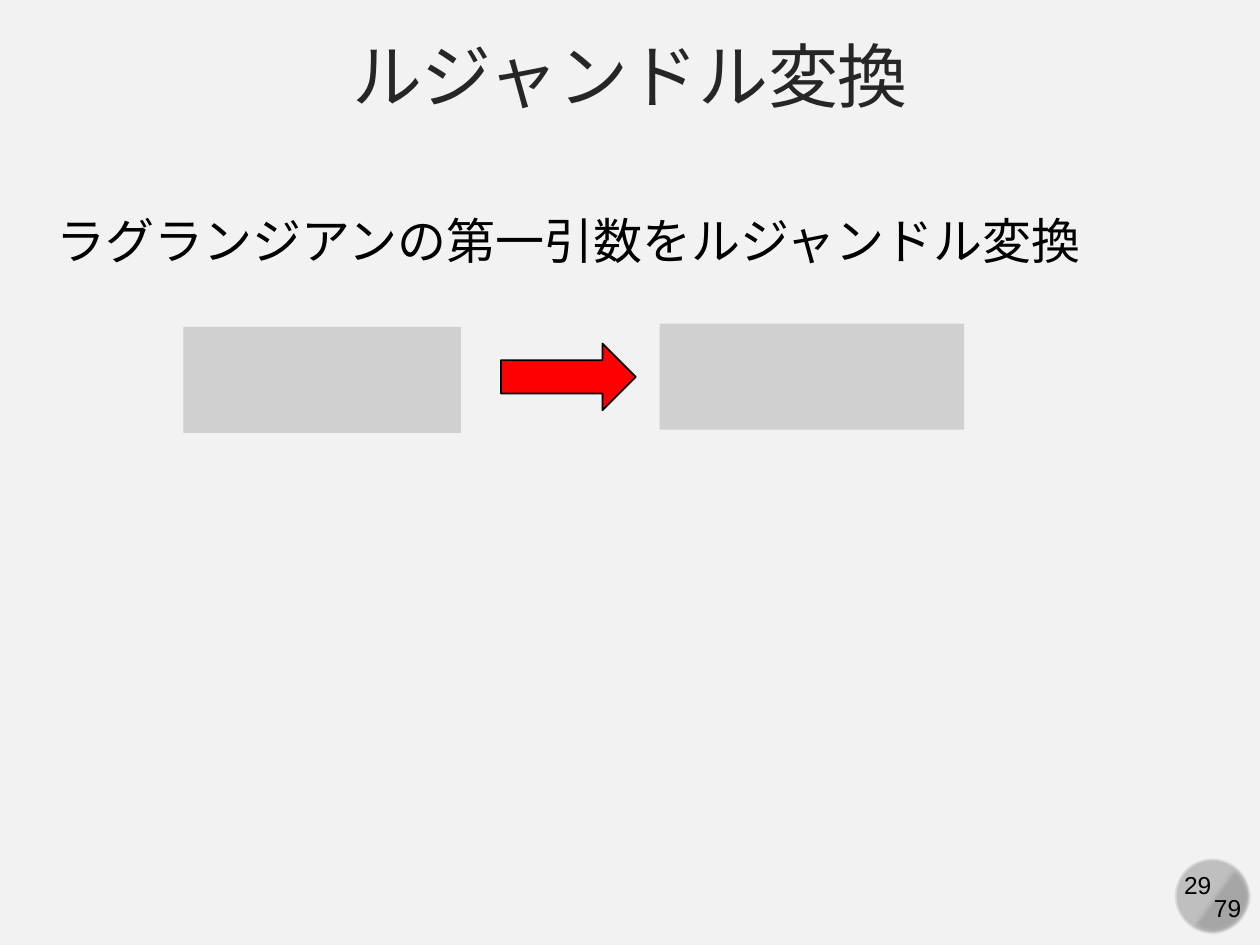
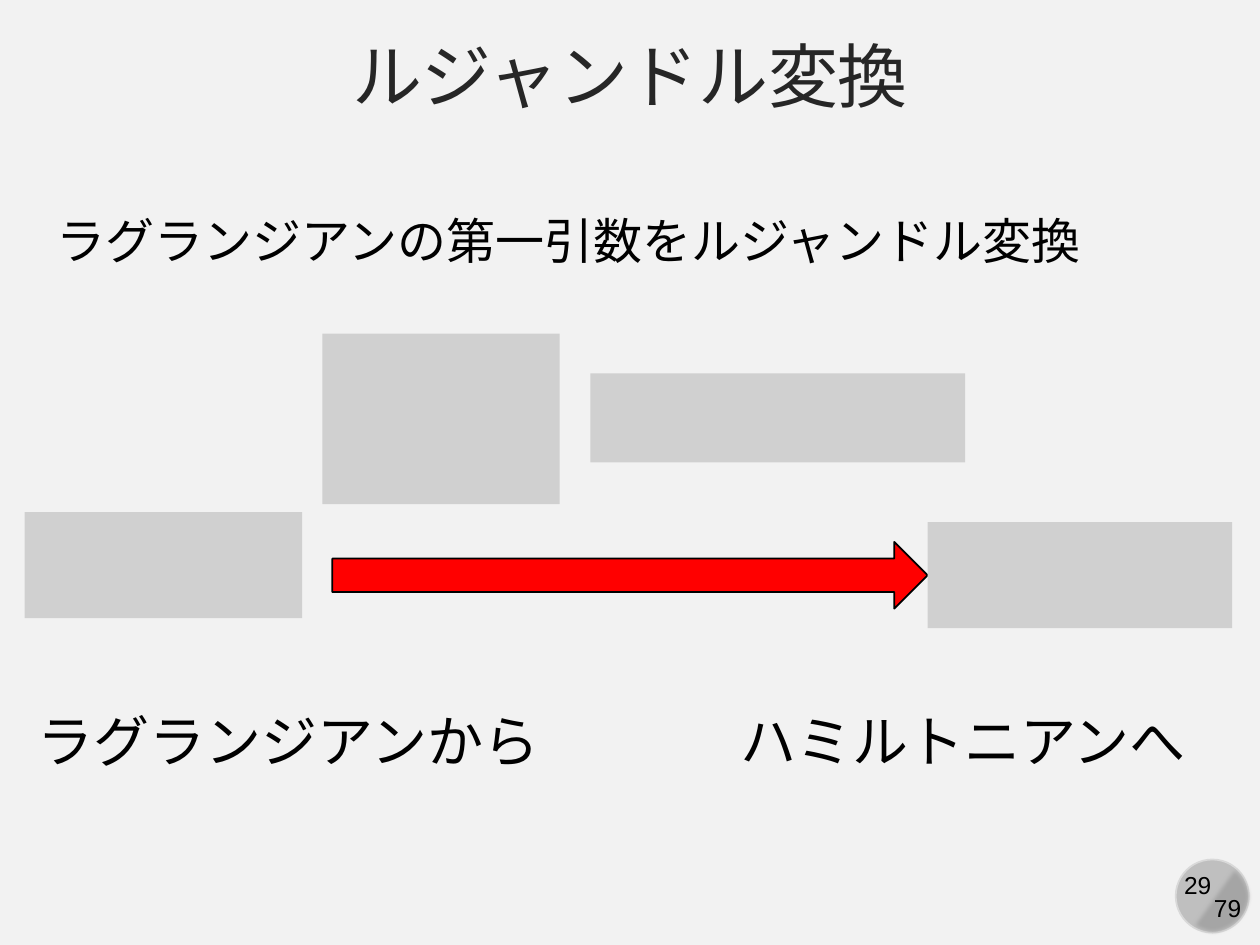
Before and after one commit to kaityo256/simulation_engineering, a slide deck: slide 29 of 05_md_basic/simulation05.pptx. Drawn at 1260x945 pixels with LibreOffice and Linux fonts; fonts in the diff are those of the drawing; grey boxes stand for pictures. Boxes give left, top, right and bottom in pixels: in the first picture for what was removed or moved away, otherwise in the second. Text is boxed around its words. In the diff, an @@ line names an element or a change of style, - is before the commit and + after.

```diff
--- a/05_md_basic/simulation05.pptx
+++ b/05_md_basic/simulation05.pptx
@@ picture removed at [184, 326, 461, 432] @@
@@ picture removed at [660, 324, 965, 430] @@
@@ picture added at [323, 334, 559, 504] @@
@@ picture added at [591, 373, 966, 462] @@
@@ picture added at [25, 512, 302, 617] @@
@@ picture added at [927, 522, 1232, 627] @@
@@ right arrow: place and size @@
-right arrow at [501, 344, 636, 411]
+right arrow at [333, 542, 927, 609]
@@ text added at [37, 715, 539, 766], 32 pt, text #000000 @@
+ラグランジアンから
@@ text added at [740, 718, 1186, 764], 32 pt, text #000000 @@
+ハミルトニアンへ
```
Also in this commit, not shown: 8 slides added.
